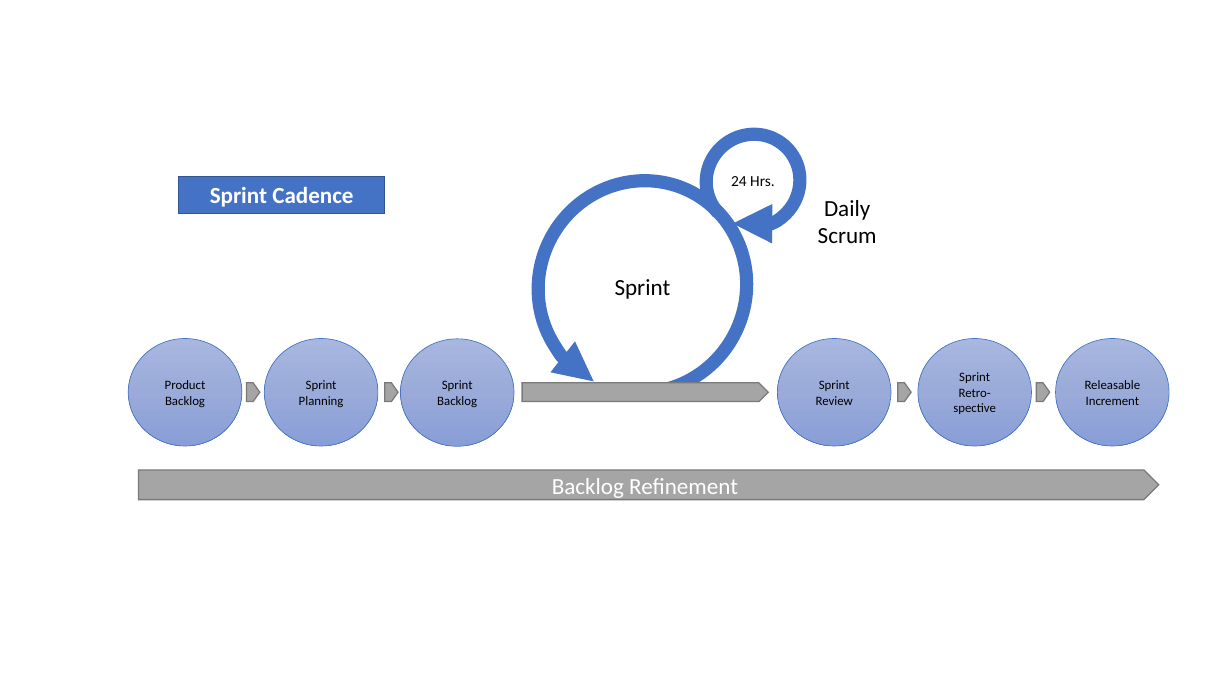
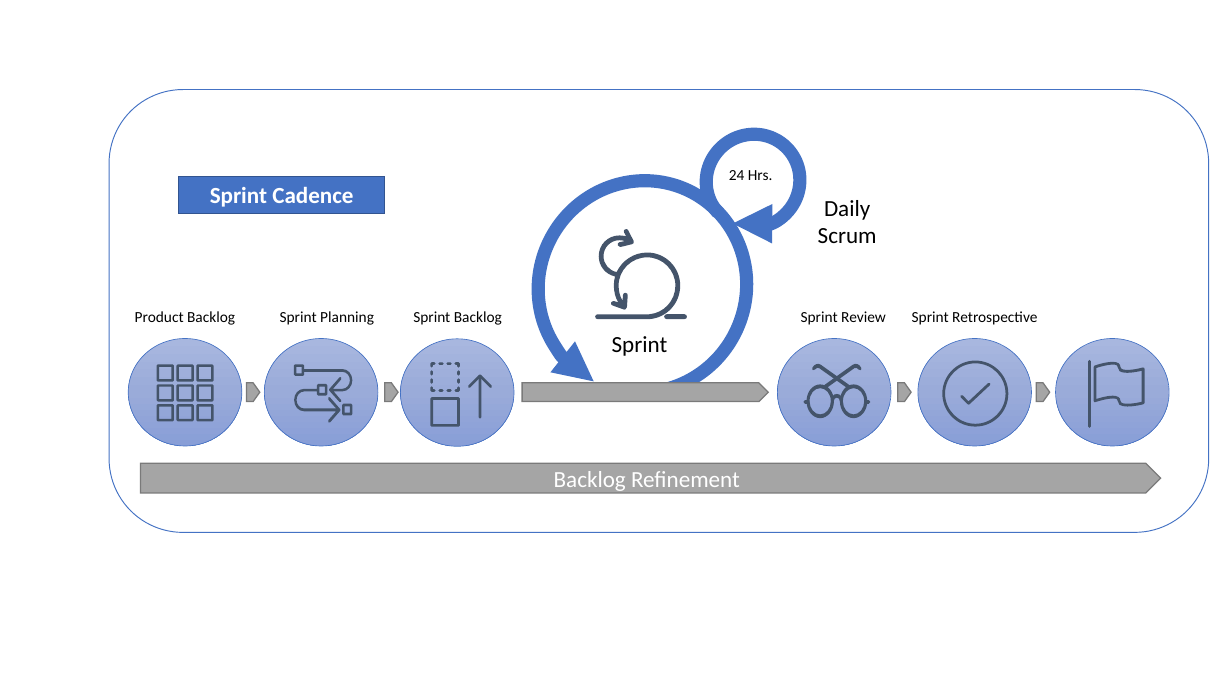
Before and after one commit to 200Meters/Sales-Scrum, a slide deck: slide 1 of assets/Sprint Cadence Diagrams.pptx. Drawn at 1232x693 pixels with LibreOffice and Linux fonts; fonts in the diff are those of the drawing. Boxes give left, top, right and bottom in pixels: in the first picture for what was removed or moved away, otherwise in the second. Text is boxed around its words. In the diff, an @@ line names an element or a change of style, - is before the commit and + after.

Commit message:
Updated sprint cadence

```diff
--- a/assets/Sprint Cadence Diagrams.pptx
+++ b/assets/Sprint Cadence Diagrams.pptx
@@ rounded rectangle added at (109,90,1209,532), outline #4472C4 0.75 pt @@
@@ text "24 Hrs.": place and size @@
-text "24 Hrs." at (731,176,775,186)
+text "24 Hrs." at (729,170,773,180)
@@ freeform shape added at (595,228,680,319), fill #44546A @@
@@ text added at (135,311,235,325), 12 pt, text #000000 @@
+Product Backlog
@@ text added at (280,311,374,325), 12 pt, text #000000 @@
+Sprint Planning
@@ text added at (413,311,502,325), 12 pt, text #000000 @@
+Sprint Backlog
@@ text "Sprint": place and size @@
-text "Sprint" at (615,279,671,299)
+text "Sprint" at (612,336,668,356)
@@ freeform shape added at (665,314,688,319), fill #44546A @@
@@ text added at (801,311,886,325), 12 pt, text #000000 @@
+Sprint Review
@@ text added at (912,311,1037,325), 12 pt, text #000000 @@
+Sprint Retrospective
@@ text in ellipse at (165,380,206,407): text removed @@
-Product Backlog
@@ freeform shape added at (294,384,340,423), fill #44546A @@
@@ freeform shape added at (294,364,352,402), fill #44546A @@
@@ text in ellipse at (299,380,344,407): text removed @@
-Sprint Planning
@@ text in ellipse at (437,380,477,407): text removed @@
-Sprint Backlog
@@ group added at (431,362,492,427): 15 freeform shapes @@
@@ text in ellipse at (816,380,853,405): text removed @@
-Sprint Review
@@ freeform shape added at (943,360,1008,426), fill #44546A @@
@@ text in ellipse at (953,372,996,414): text removed @@
-Sprint Retro-spective
@@ freeform shape added at (960,383,991,405), fill #44546A @@
@@ text in ellipse at (1085,380,1141,405): text removed @@
-Releasable Increment
@@ freeform shape added at (1089,360,1092,429), fill #44546A @@
@@ freeform shape added at (1094,360,1145,407), fill #44546A @@
@@ group added at (157,364,213,421): 9 freeform shapes @@
@@ freeform shape added at (342,404,352,416), fill #44546A @@
@@ group added at (804,363,871,419): 7 freeform shapes @@
@@ pentagon arrow "Backlog Refinement": place and size @@
-pentagon arrow "Backlog Refinement" at (139,470,1159,500)
+pentagon arrow "Backlog Refinement" at (140,463,1161,493)
```
Also in this commit, not shown: 1 other file.
